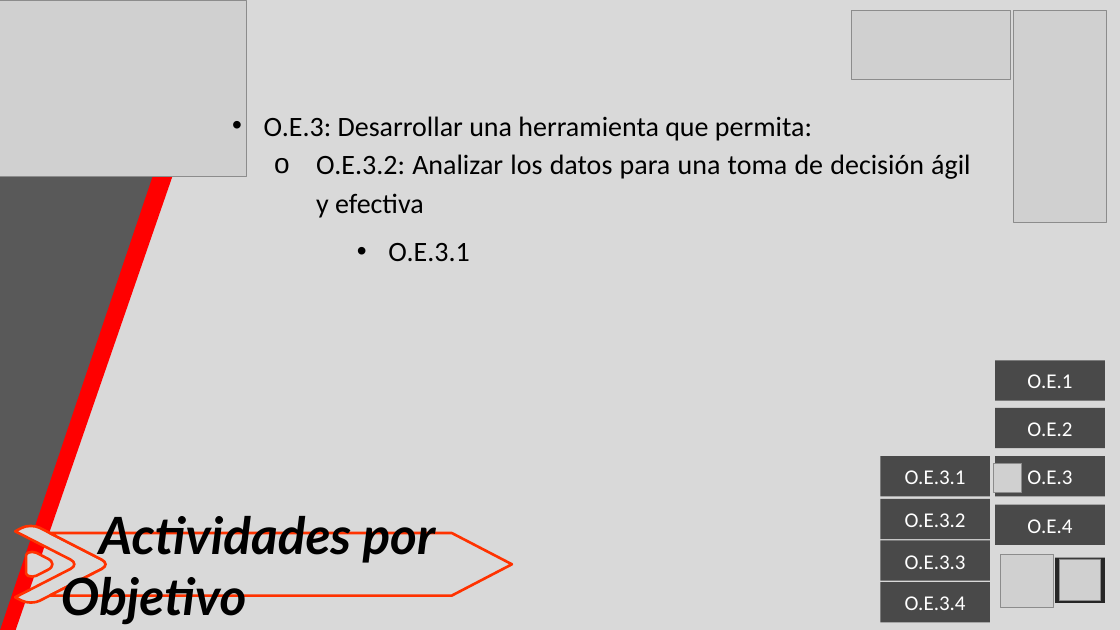
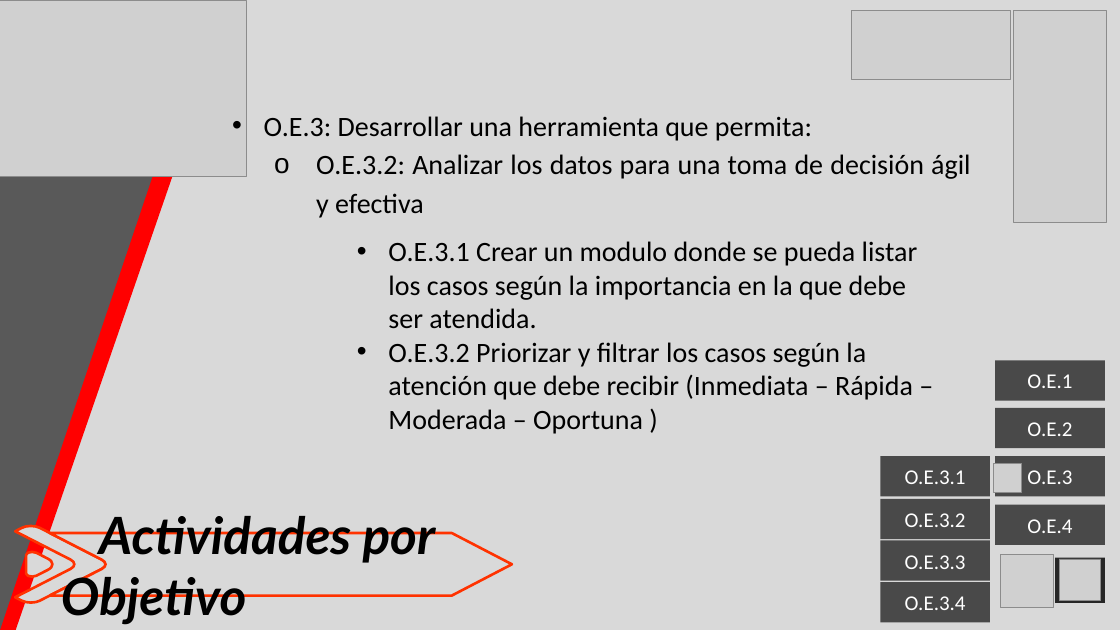
Before and after one commit to Alfiie1203/PresentacionTesis, a slide deck: slide 13 of Presentacion tesis.pptx. Drawn at 1120x630 pixels with LibreOffice and Linux fonts; fonts in the diff are those of the drawing; grey boxes stand for pictures. Boxes give left, top, right and bottom in pixels: in the first picture for what was removed or moved away, otherwise in the second. Text is boxed around its words. In the diff, an @@ line names an element or a change of style, - is before the commit and + after.

```diff
--- a/Presentacion tesis.pptx
+++ b/Presentacion tesis.pptx
@@ text at (x1=388, y1=241, x2=918, y2=434): text changed @@
-• O.E.3.1
+• O.E.3.1 Crear un modulo donde se pueda listar los casos según la importancia en la que debe ser atendida.
+• O.E.3.2 Priorizar y filtrar los casos según la atención que debe recibir (Inmediata – Rápida – Moderada – Oportuna )
```
Also in this commit, not shown: 4 other slides changed.
